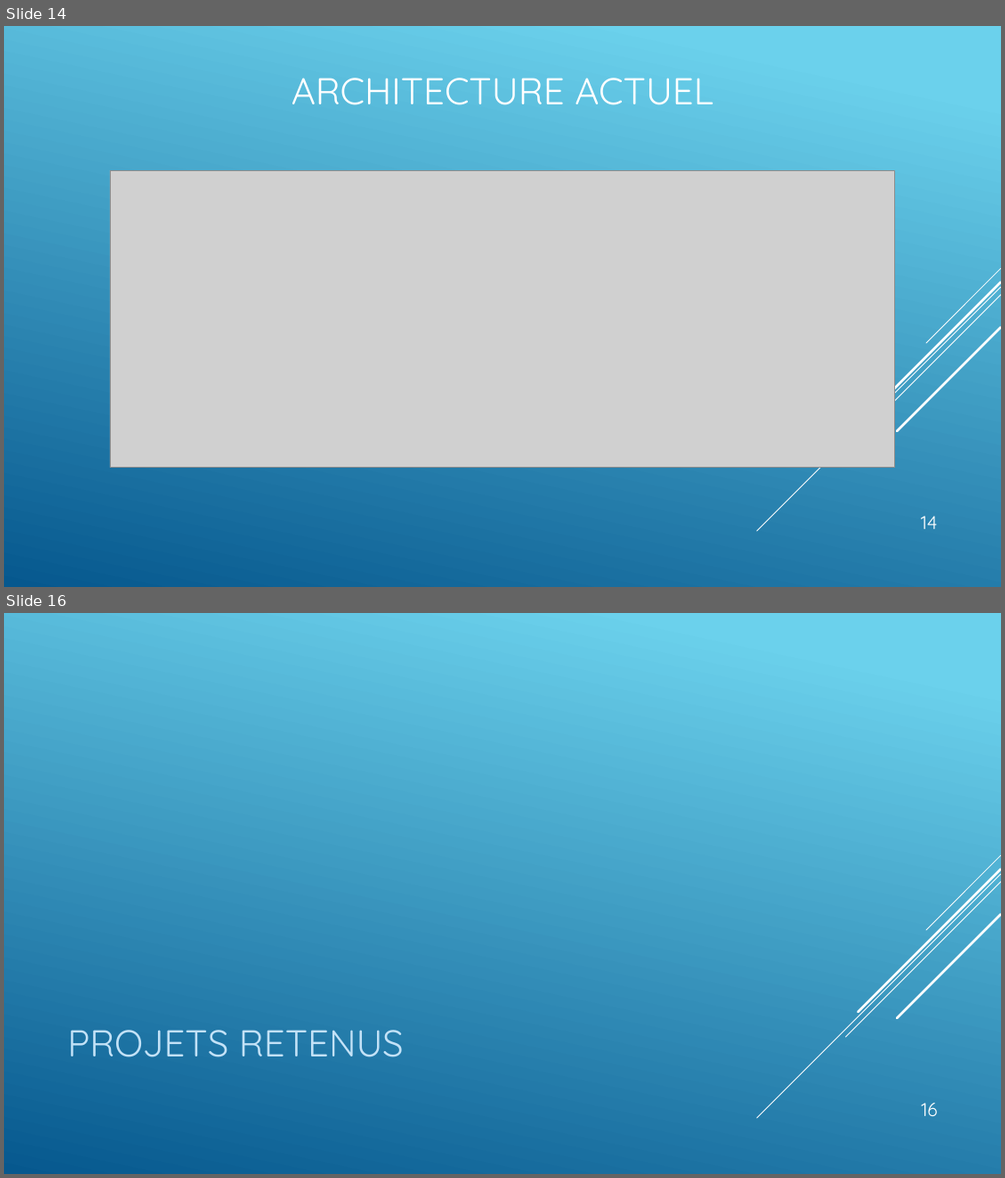
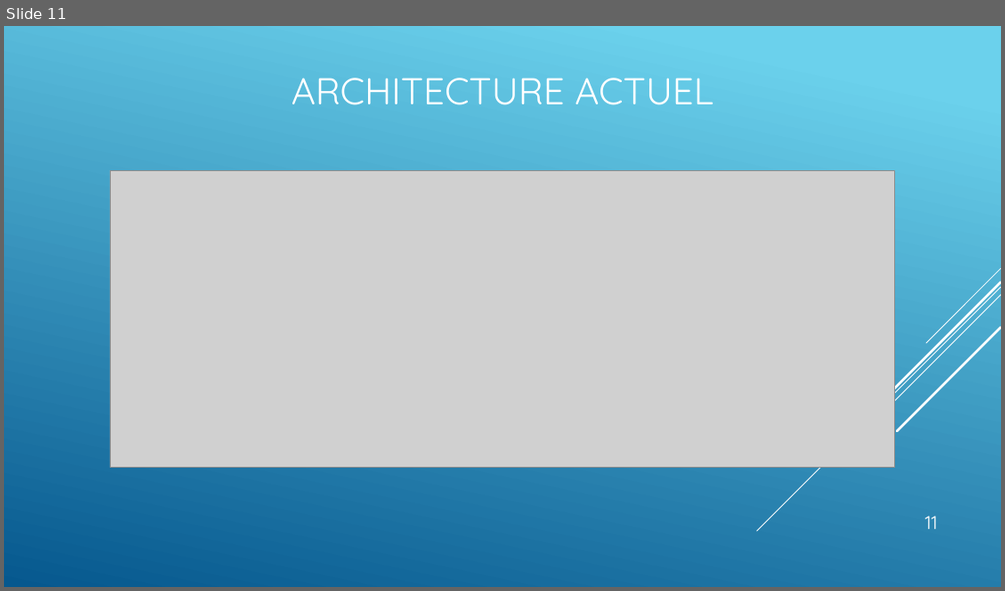
Before and after one commit to CGAL-MPIR-209/209_Project, a slide deck: Planches Aero-Breizh.pptx. Shown one above the other, each under a label of ours: slides 14 and 16 before the commit, slide 11 after it; the slides between them are not shown. The pictures are 1005x1178 and 1005x591 pixels, drawn with LibreOffice and Linux fonts; fonts in the diff are those of the drawing; grey boxes stand for pictures. Boxes give left, top, right and bottom in pixels: in the first picture for what was removed or moved away, otherwise in the second. Text is boxed around its words. In the diff, an @@ line names an element or a change of style, - is before the commit and + after.

```diff
--- a/Planches Aero-Breizh.pptx
+++ b/Planches Aero-Breizh.pptx
@@ slide 16 removed at (4, 613, 1001, 1174), background gradient #6ED2EB to #06588E; not listed: 5 template elements that a slide beside it also shows @@
@@ title removed at (67, 1030, 404, 1057) @@
-PROJETS RETENUS
@@ page number removed at (921, 1103, 937, 1116) @@
-16
@@ what was slide 14 is now slide 11 @@
@@ page number at (925, 516, 938, 529): text changed @@
-14
+11
```
Also in this commit, not shown: 5 slides changed, 3 slides added, 5 other slides removed, 2 other files.
